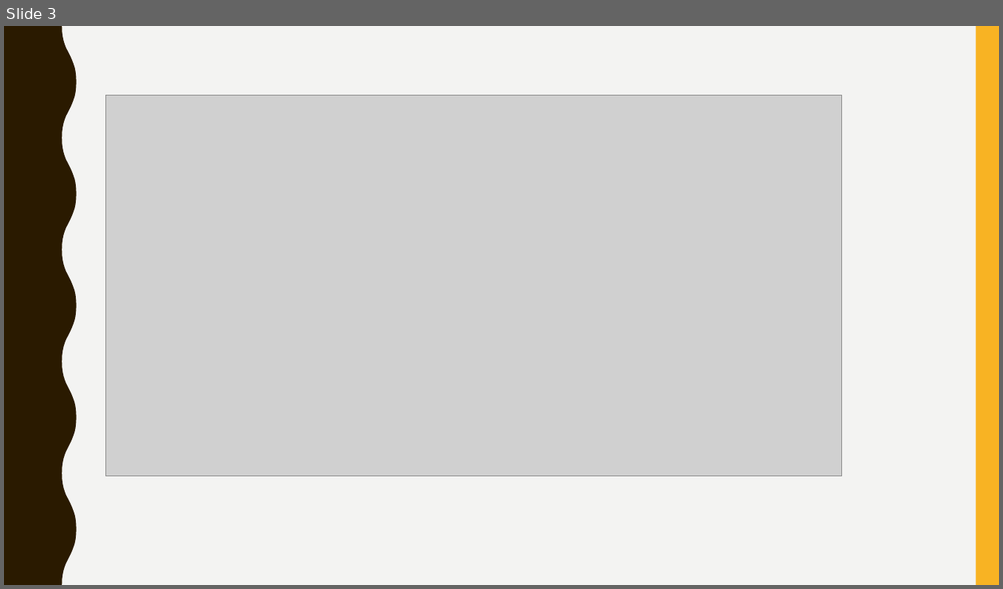
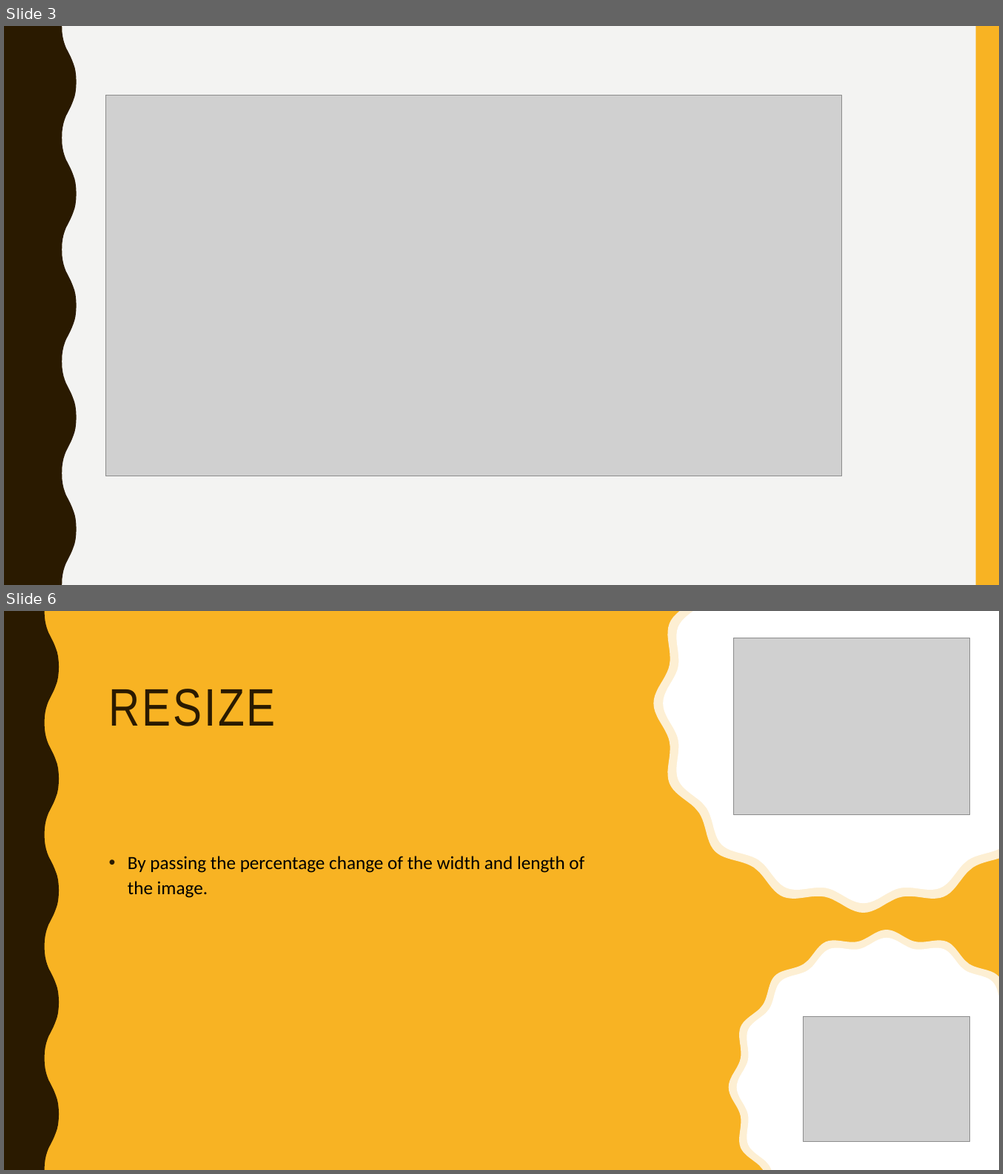
Before and after one commit to pzhu301/165FinalProject-PictureModification, a slide deck: FinalProject.pptx. Shown one above the other, each under a label of ours: slide 3 before the commit, slides 3 and 6 after it; the slides between them are not shown. The pictures are 1003x589 and 1003x1174 pixels, drawn with LibreOffice and Linux fonts; fonts in the diff are those of the drawing; grey boxes stand for pictures. Boxes give left, top, right and bottom in pixels: in the first picture for what was removed or moved away, otherwise in the second. Text is boxed around its words. In the diff, an @@ line names an element or a change of style, - is before the commit and + after.

```diff
--- a/FinalProject.pptx
+++ b/FinalProject.pptx
@@ slide 6 added at (4,611,999,1170), background #F8B323; not listed: 2 template elements that a slide beside it also shows @@
@@ rectangle added at (4,611,999,1170), fill #F8B323 @@
@@ freeform shape added at (4,611,60,1170), fill #2A1A00 @@
@@ freeform shape added at (653,611,999,913), fill #FFFFFF at 80% opacity @@
@@ freeform shape added at (663,611,999,903), fill #FFFFFF @@
@@ picture added at (734,638,970,815) @@
@@ title added at (109,689,276,726), 51 pt, text #2A1A00 @@
+RESIZE
@@ text added at (128,856,584,898), 18 pt, text #000000 @@
+• By passing the percentage change of the width and length of the image.
@@ freeform shape added at (728,931,999,1170), fill #FFFFFF at 80% opacity @@
@@ freeform shape added at (737,938,999,1170), fill #FFFFFF @@
@@ picture added at (803,1017,970,1142) @@
```
Also in this commit, not shown: 2 slides changed, 2 other files.
